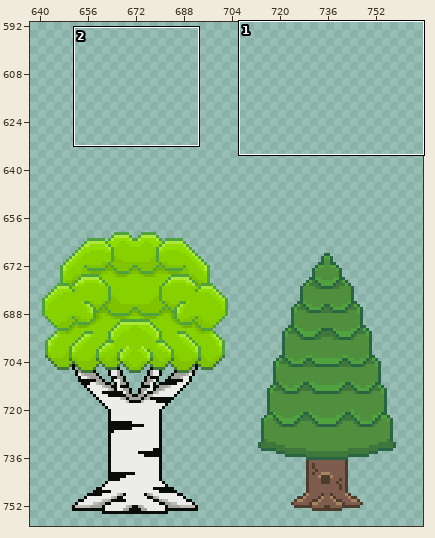
Pixel-art file: assets/Ground-Objects.aseprite. The first picture is a wide view before the edit; the outline marks the close-up.
Close-up. Before the edit:
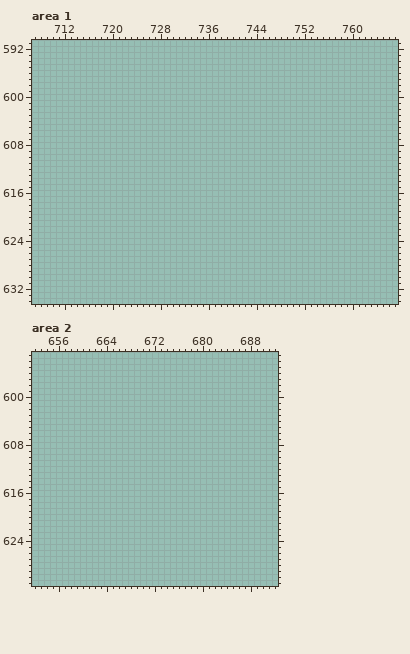
768x768 pixels, 1 frame. Colours within 5 levels of each other are drawn and written as one. Shown: area 1: x 707..767, y 591..634; area 2: x 652..692, y 593..631. The wide view leaves out empty margins.
After the commit:
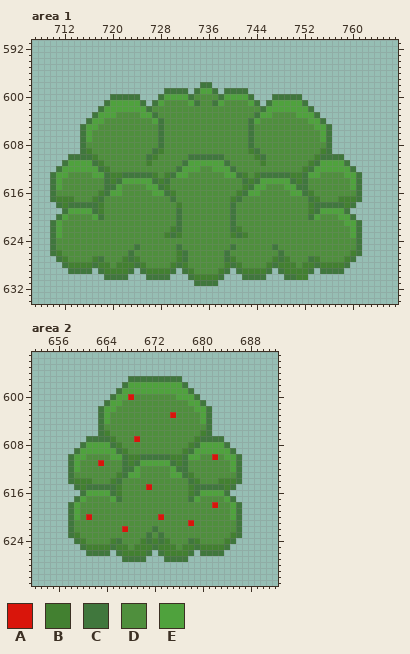
Palette (. is transparent): A #d9150b  B #428030  C #40773d  D #4f8f3d  E #4fa23d
Message: made bushes
Difference:
Changed rows in their new state; - is an unchanged pixel.
Area 1:
first column x 710:
598 -------------------------CC-------------------------
599 -------------------CCCC-CEEC-CCCC-------------------
600 ----------CCCCC---CEEEECDDDDCEEEEC---CCCCC----------
601 ---------CEEEEEC-CEDDDDECDDCEDDDDEC-CEEEEEC---------
602 --------CEEEEEEECDDDDDDDDDDDDDDDDDDCEEEEEEEC--------
603 -------CEEEDDDDEECDDDDDDDDDDDDDDDDCEEDDDDEEEC-------
604 ------CEEDDDDDDDDECDDDDDDDDDDDDDDCEDDDDDDDDEEC------
605 -----CEEDDDDDDDDDDCDDDDDDDDDDDDDDCDDDDDDDDDDEEC-----
606 -----CEDDDDDDDDDDDCDDDDDDDDDDDDDDCDDDDDDDDDDDEC-----
607 -----CEDDDDDDDDDDDCDDDDDDDDDDDDDDCDDDDDDDDDDDEC-----
608 -----CDDDDDDDDDDDDCDDDDDDDDDDDDDDCDDDDDDDDDDDDC-----
609 -----CBDDDDDDDDDDCBDDDDDDDDDDDDDDBCDDDDDDDDDDBC-----
610 ---CCCCBDDDDDDDDCBDDDDDCCCCCCDDDDDBCDDDDDDDDBCCCC---
611 --CEEEECBDDDDDDDBDDDDDCEEEEEECDDDDDBDDDDDDDBCEEEEC--
612 -CEEEEEECBDDDDDDDDDDDCEEEDDEEECDDDDDDDDDDDBCEEEEEEC-
613 CEEDDDDEECBBCCCCCBDBCEEDDDDDDEECBDBCCCCCBBCEEDDDDEEC
614 CEDDDDDDDCBCEEEEECBCDDDDDDDDDDDDCBCEEEEECBCDDDDDDDEC
615 CEDDDDDDDCCEDDDDEECBDDDDDDDDDDDDBCEEDDDEECCDDDDDDDEC
616 CDDDDDDDBCEEDDDDDEECBDDDDDDDDDDBCEEDDDDDEECBDDDDDDDC
617 CBBBDDDBCDDDDDDDDDDDCDDDDDDDDDBCDDDDDDDDDDDCBDDDBBBC
618 -CBCCCCCBDDDDDDDDDDDDBDDDDDDDDCDDDDDDDDDDDDBCCCCCBC-
619 --CEEEECBDDDDDDDDDDDDCDDDDDDDDCDDDDDDDDDDDDBCEEEEC--
620 -CEDDDDECDDDDDDDDDDDDCDDDDDDDDCDDDDDDDDDDDDCEDDDEEC-
621 CEDDDDDDDDDDDDDDDDDDDCDDDDDDDDCDDDDDDDDDDDDDDDDDDEEC
622 CEDDDDDDDDDDDDDDDDDDBCDDDDDDDDCBDDDDDDDDDDDDDDDDDDEC
623 CEDDDDDDDDDDDDDDDDDBCBDDDDDDDDBCBDDDDDDDDDDDDDDDDDEC
624 CDDDDDDDDDDDDDDDDDDDDDDDDDDDDDDDDDDDDDDDDDDDDDDDDDDC
625 CDDDDDDDDDDDDDCDDDDDDCDDDDDDDDCDDDDDDCDDDDDDDDDDDDDC
626 CBDDDDDDDDDDDCDDDDDDDBCDDDDDDCDDDDDDDDCDDDDDDDDDDDBC
627 -CBDDDDBCDDDBCBDDDDDDBCDDDDDDCBDDDDDDBCBDDDCBDDDDBC-
628 --CBBBBCBBDBBBCBDDDDBCBDDDDDDBCBDDDDBCBBBDBBCBBBBC--
629 ---CCCC-CBBBBC-CBBBBC-CBDDDDBC-CBBBBC-CBBBBC-CCCC---
630 ---------CCCC---CCCC---CBBBBC---CCCC---CCBB---------
631 ------------------------CCCC------------------------
Area 2:
first column x 658:
597 ----------CCCCCCCCC----------
598 ---------CEEEEEEEEEC---------
599 --------CEEEEEEEEEEEC--------
600 -------CEEADDDDDDDEEEC-------
601 ------CEEDDDDDDDDDDDEEC------
602 -----CEEDDDDDDDDDDDDDEEC-----
603 -----CEDDDDDDDDDDADDDDEC-----
604 -----CEDDDDDDDDDDDDDDDEC-----
605 -----CDDDDDDDDDDDDDDDDDC-----
606 -----CBDDDDDDDDDDDDDDDBC-----
607 ---CCCCBDDDADDDDDDDDDBCCCC---
608 --CEEEECBDDDDDDDDDDDBCEEEEC--
609 -CEEEEEECBDDDDDDDDDBCEEEEEEC-
610 CEEDDDDEECBBCCCCCBBCEEDDADEEC
611 CEDDDADDDCBCEEEEECBCDDDDDDDEC
612 CEDDDDDDDCCEDDDDDECCDDDDDDDEC
613 CDDDDDDDBCEEDDDDDEECBDDDDDDDC
614 CBBBDDDBCDDDDDDDDDDDCBDDDBBBC
615 -CBCCCCCBDDDDADDDDDDBCCCCCBC-
616 --CEEEECBDDDDDDDDDDDBCEEEEC--
617 -CEDDDDECDDDDDDDDDDDCEDDDDEC-
618 CEDDDDDDDDDDDDDDDDDDDDDDADDEC
619 CEDDDDDDDDDDDDDDDDDDDDDDDDDEC
620 CEDADDDDDDDDDDDADDDDDDDDDDDEC
621 CDDDDDDDDDDDDDDDDDDDADDDDDDDC
622 CDDDDDDDDADDDDCDDDDDDDDDDDDDC
623 CBDDDDDDDDDDDCDCDDDDDDDDDDDBC
624 -CBDDDDBCDDDBCBCBDDDCBDDDDBC-
625 --CBBBBCBBDBBBCBBBDBBCBBBBC--
626 ---CCCC-CBBBBC-CBBBBC-CCCC---
627 ---------CCCC---CCCC---------
